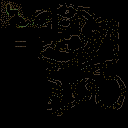
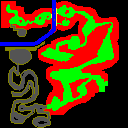
Layers edited between the first and the second 128 x 128 image:
hid "decorations" over [0, 0, 126, 116]
showed "map", painted on it over [0, 0, 126, 128]
